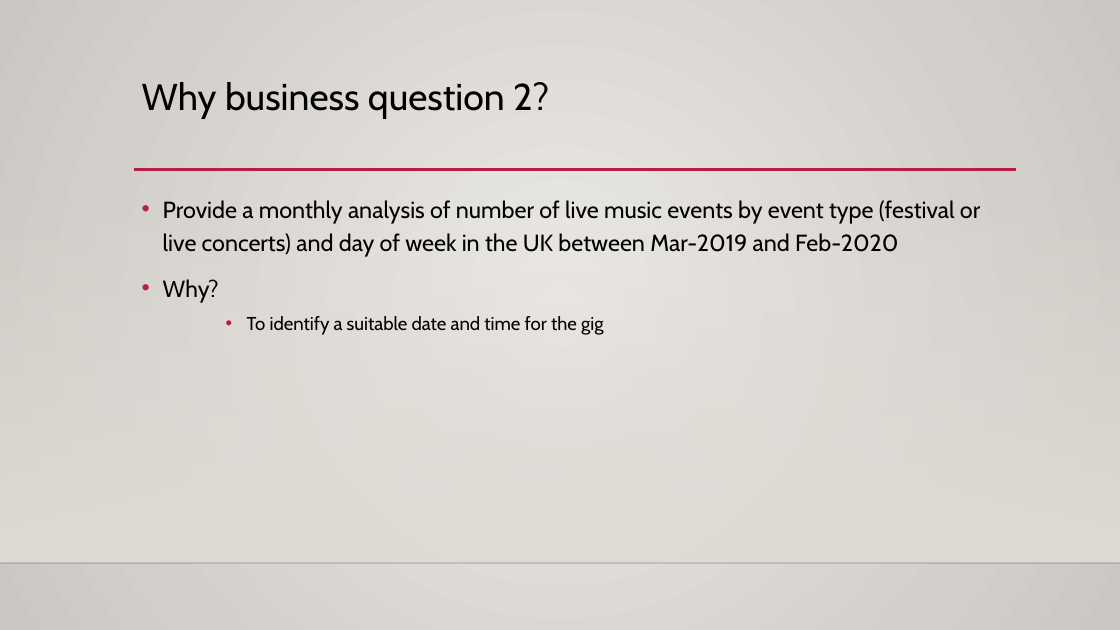
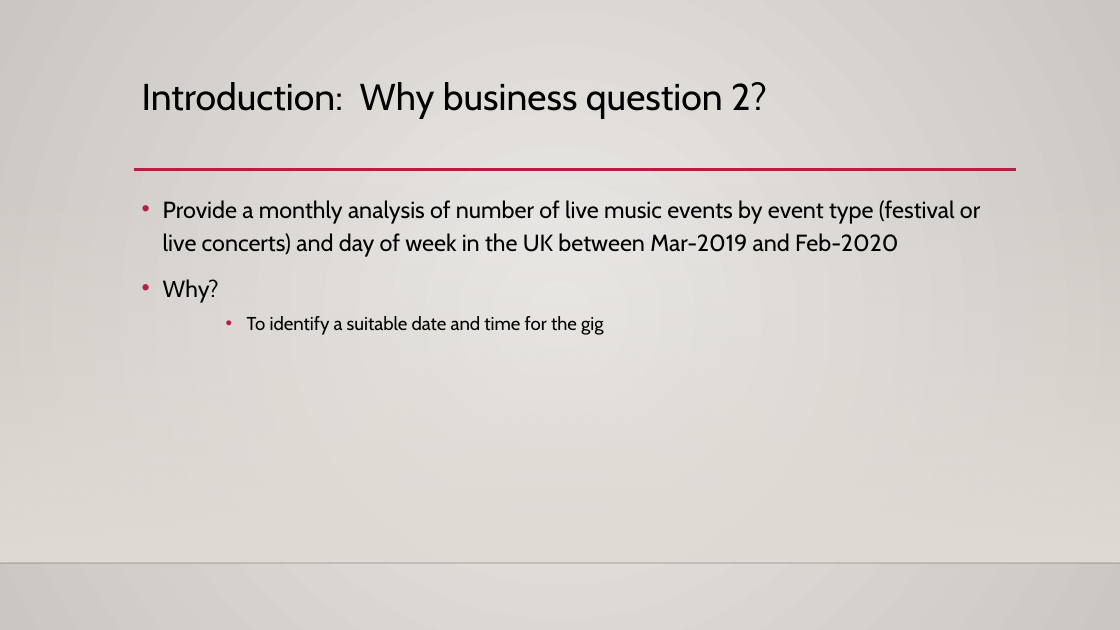
Before and after one commit to mahyarshu/Gigalytics, a slide deck: slide 11 of documents/Presentation/Innovators.pptx. Drawn at 1120x630 pixels with LibreOffice and Linux fonts; fonts in the diff are those of the drawing; background and template pictures are left out. Boxes give left, top, right and bottom in pixels: in the first picture for what was removed or moved away, otherwise in the second. Text is boxed around its words. In the diff, an @@ line names an element or a change of style, - is before the commit and + after.

```diff
--- a/documents/Presentation/Innovators.pptx
+++ b/documents/Presentation/Innovators.pptx
@@ title at [142,82,767,118]: text changed @@
-Why business question 2?
+Introduction: Why business question 2?
```
Also in this commit, not shown: 16 other slides changed, 1 slide added, 1 slide removed.
